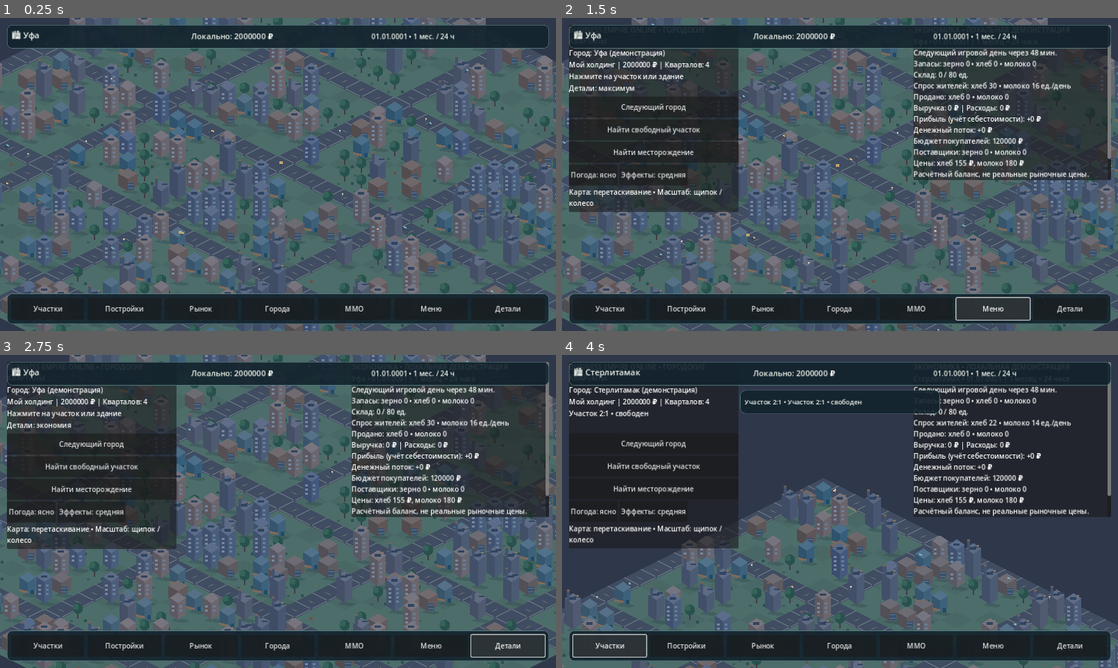
Above: before the commit, frames 1-4 (two rows, left to right).
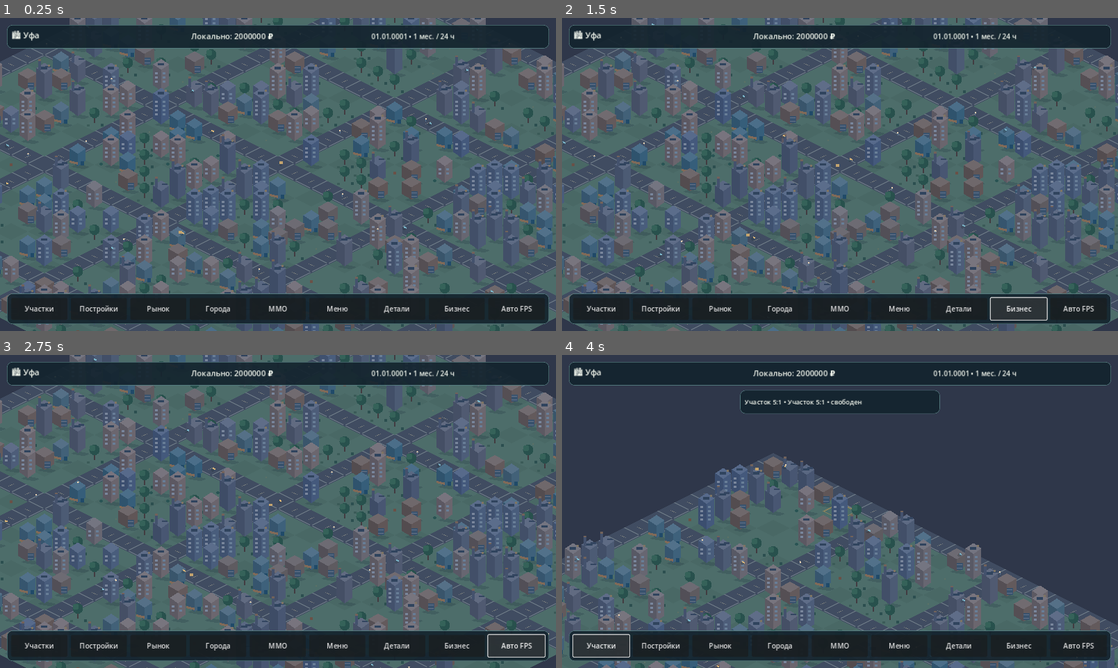
Above: after the commit, the same moments.

Repository: maillunex-lang/ufaeconom
Game: Godot game, scene res://scenes/main.tscn
Same seed, same stepped clock (60 frames per second), same inputs: the game is played once before the commit and once after it.
Inputs (mouse positions are in pixels of both pictures, inside the frame that each line leads up to):
- Up to frame 1 (0.25 s): no input
- Up to frame 2 (1.5 s): click "Детали" at 0.5 s; click (1017, 309) at 1.25 s, where only the run after the commit has a clickable "Бизнес"
- Up to frame 3 (2.75 s): click (517, 646) at 2 s, where only the run after the commit has a clickable "Авто FPS"
- Up to frame 4 (4 s): click (650, 442) at 2.75 s, where only the run before the commit has a clickable "Следующий город"; click "Участки" at 3.5 s

The runs differ from the first frame. In frame 1, 0.7% of the frame differs, in the area x 4-96%, y 91-95%; in frame 2, 31%; in frame 3, 31%; in frame 4, 47%, in the area x 0-100%, y 2-100%.
Error before the commit: Invalid call. Nonexistent function 'update_business' in base 'CanvasLayer (android_hud_074.gd)'. (res://scripts/main.gd:318)

Commit message:
Integrate Smart City 0.7.6 Android presentation and export

Diff:
--- a/scripts/android_hud_074.gd
+++ b/scripts/android_hud_074.gd
@@ -14,6 +14,8 @@
 var local_open := false
 var mmo_open := false
 var visual_quality := 1
+var business_panel: PanelContainer
+var business_text: Label
 
 func _ready() -> void:
     layer = 20
@@ -24,6 +26,9 @@
     top = _panel("HUDTop")
     bottom = _panel("HUDBottom")
     details = _panel("HUDDetails")
+    business_panel = _panel("BusinessDetails")
+    business_text = _label(business_panel, "Выберите предприятие", 15)
+    business_panel.visible = false
     var header := HBoxContainer.new()
     header.add_theme_constant_override("separation", 16)
     top.add_child(header)
@@ -41,6 +46,8 @@
     _button(nav, "MMO", _toggle_mmo)
     _button(nav, "Меню", _toggle_local)
     _button(nav, "Детали", _cycle_quality)
+    _button(nav, "Бизнес", _toggle_business)
+    _button(nav, "Авто FPS", _toggle_auto)
     details_text = _label(details, "Нажмите на участок для информации", 15)
     details.visible = false
     get_viewport().size_changed.connect(_layout)
@@ -89,9 +96,42 @@
 
 func _cycle_quality() -> void:
     visual_quality = (visual_quality + 1) % 3
-    game.get_node("CityLife25D").detail_quality = visual_quality
-    game.atmosphere.set_quality(visual_quality)
+    game.performance.auto_enabled = false
+    game.performance.apply_quality(visual_quality)
     game.message_label.text = ["Детали: экономия", "Детали: баланс", "Детали: максимум"][visual_quality]
+
+func _toggle_auto() -> void:
+    game.performance.toggle_auto()
+    game.message_label.text = "Авто FPS: включено" if game.performance.auto_enabled else "Авто FPS: выключено"
+
+func _toggle_business() -> void:
+    business_panel.visible = not business_panel.visible
+    update_business()
+
+func update_business() -> void:
+    if game == null or game.selected.x < 0:
+        business_panel.visible = false
+        return
+    var building: String = game._building_at(game.selected)
+    if building == "":
+        business_text.text = "Выберите построенное предприятие"
+        return
+    var label := "Предприятие: %s" % building
+    if game.mmo_panel.online_active():
+        var kind := str(game.Land.SERVER_KINDS.get(building, ""))
+        var fields: Dictionary = game.SmartCity076.display_metrics(game.mmo_panel.client.snapshot, kind)
+        if fields.is_empty():
+            label += "\nДанные производства не предоставлены сервером"
+        else:
+            for key in fields:
+                label += "\n%s: %s" % [key, str(fields[key])]
+        var land: Dictionary = game._city_plots().get(game.Land.plot_key(game.selected), {})
+        var phase: String = game.SmartCity076.visual_construction_phase(land)
+        if phase != "unknown":
+            label += "\nСтроительство: " + phase
+    else:
+        label += "\nЛокальная демонстрация. Финансы в разделе Рынок"
+    business_text.text = label
 
 func _toggle_local() -> void:
     local_open = not local_open
@@ -140,3 +180,5 @@
     var detail_width := minf(460, w * 0.40)
     details.position = Vector2((w - detail_width) * 0.5, 65)
     details.size = Vector2(detail_width, 54)
+    business_panel.position = Vector2(maxf(0, w - 365), 66)
+    business_panel.size = Vector2(minf(365, w), minf(180, h * 0.32))
